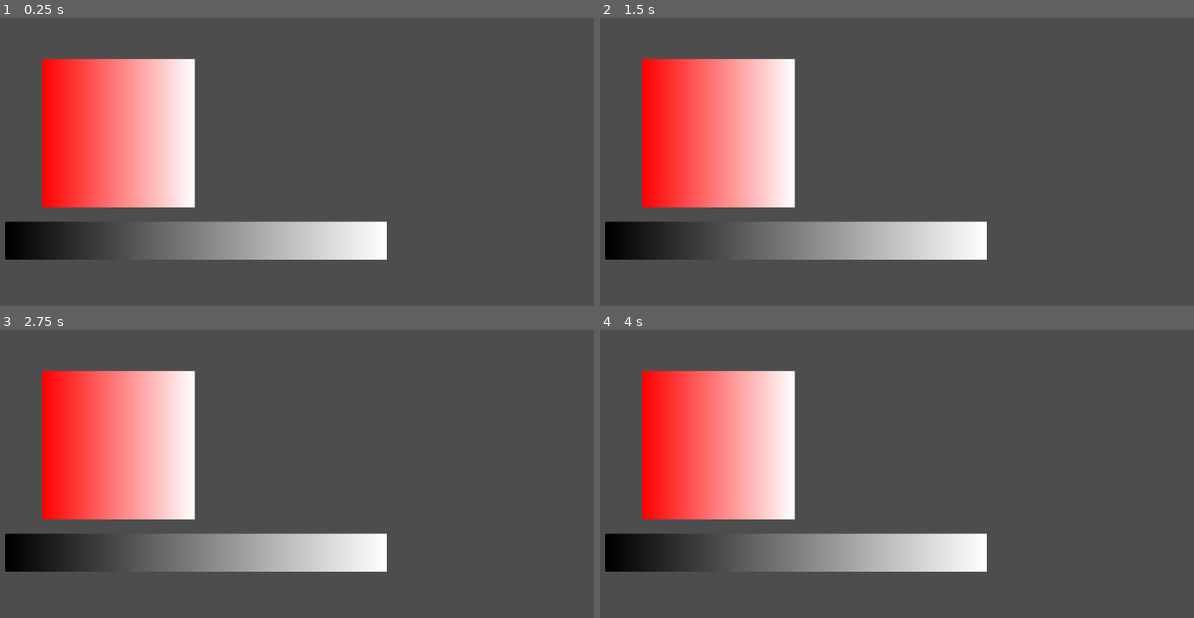
Above: before the commit, frames 1-4 (two rows, left to right).
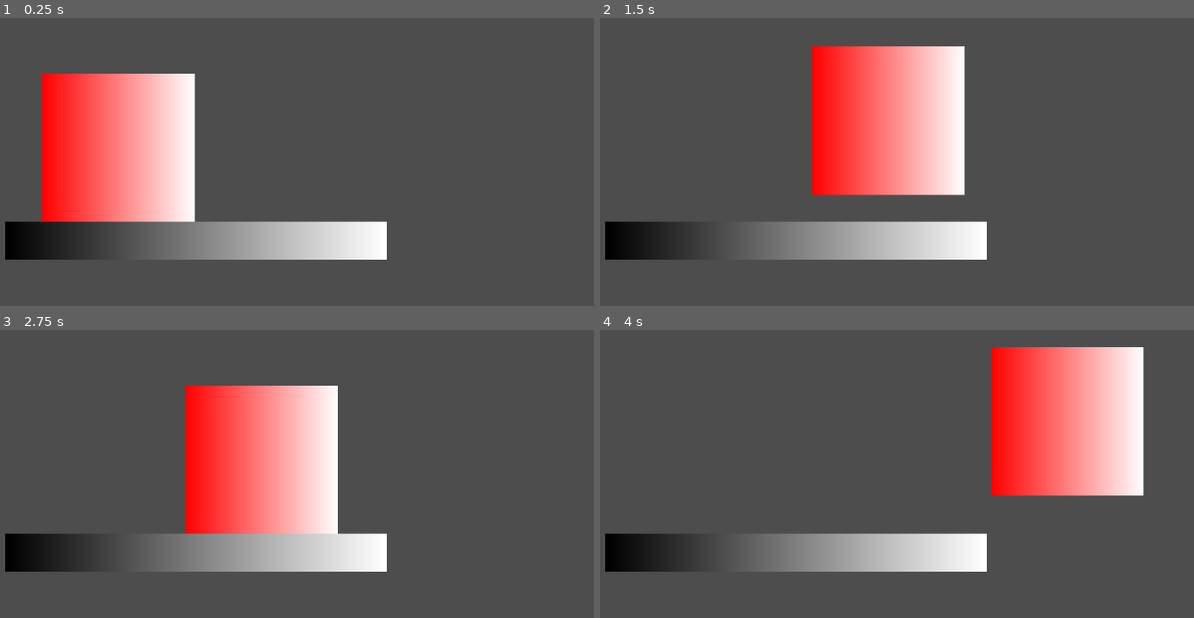
Above: after the commit, the same moments.

Repository: Izzy-Irvine/speed-jam-8-2024
Game: Godot game, scene res://scenes/level/Level.tscn
Same seed, same stepped clock (60 frames per second), same inputs: the game is played once before the commit and once after it.
Inputs:
- Up to frame 1 (0.25 s): no input
- Up to frame 2 (1.5 s): tap Enter (ui_accept) at 0.5, 0.6, 0.77, 1.07, 1.35 s; hold Right (ui_right) from 0.53 s (still down)
- Up to frame 3 (2.75 s): tap Enter (ui_accept) at 1.52, 1.82, 2.1 s; release Right (ui_right) at 2.03 s; hold Left (ui_left) from 2.03 s (still down)
- Up to frame 4 (4 s): release Left (ui_left) at 2.78 s; hold Right (ui_right) from 2.78 s (still down); tap Enter (ui_accept) at 2.85, 3.02, 3.32, 3.6, 3.77 s

The runs differ from the first frame. In frame 1, 2.6% of the frame differs, in the area x 7-33%, y 14-71%; in frame 2, 27%; in frame 3, 26%; in frame 4, 27%, in the area x 7-92%, y 5-66%.

Commit message:
player: change type to CharacterBody2D

Diff:
--- /dev/null
+++ b/speed-jam-8/scenes/player/player.gd
@@ -0,0 +1,25 @@
+extends CharacterBody2D
+
+
+const SPEED = 300.0
+const JUMP_VELOCITY = -400.0
+
+
+func _physics_process(delta: float) -> void:
+    # Add the gravity.
+    if not is_on_floor():
+        velocity += get_gravity() * delta
+
+    # Handle jump.
+    if Input.is_action_just_pressed("ui_accept") and is_on_floor():
+        velocity.y = JUMP_VELOCITY
+
+    # Get the input direction and handle the movement/deceleration.
+    # As good practice, you should replace UI actions with custom gameplay actions.
+    var direction := Input.get_axis("ui_left", "ui_right")
+    if direction:
+        velocity.x = direction * SPEED
+    else:
+        velocity.x = move_toward(velocity.x, 0, SPEED)
+
+    move_and_slide()
--- a/speed-jam-8/scenes/player/player.tscn
+++ b/speed-jam-8/scenes/player/player.tscn
@@ -1,4 +1,6 @@
-[gd_scene load_steps=4 format=3 uid="uid://cxnp5bowin02c"]
+[gd_scene load_steps=5 format=3 uid="uid://cxnp5bowin02c"]
+
+[ext_resource type="Script" path="res://scenes/player/player.gd" id="1_vvn2o"]
 
 [sub_resource type="RectangleShape2D" id="RectangleShape2D_hmrn5"]
 size = Vector2(257, 249)
@@ -9,7 +11,8 @@
 [sub_resource type="GradientTexture1D" id="GradientTexture1D_cxrst"]
 gradient = SubResource("Gradient_jjye7")
 
-[node name="Player" type="Node2D"]
+[node name="Player" type="CharacterBody2D"]
+script = ExtResource("1_vvn2o")
 
 [node name="CollisionShape2D" type="CollisionShape2D" parent="."]
 position = Vector2(-0.5, -0.5)
